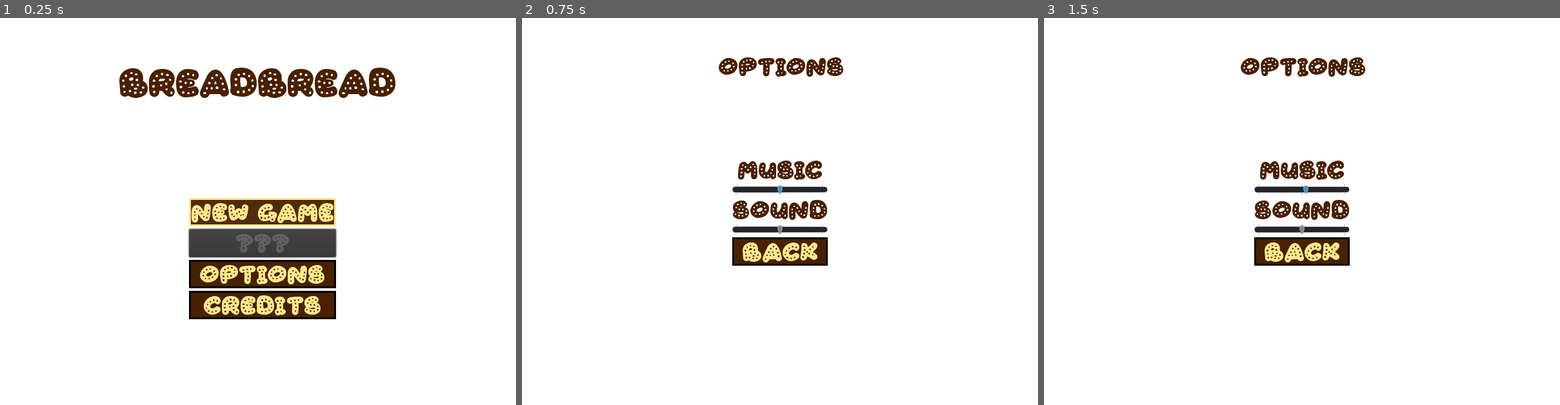
Above: before the commit, frames 1-3 (left to right).
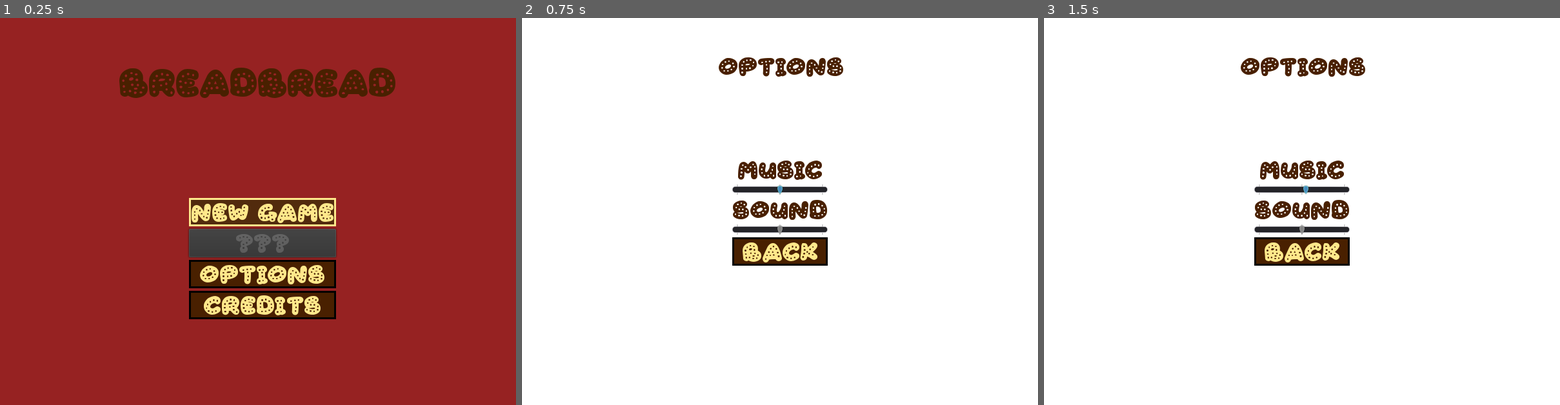
Above: after the commit, the same moments.

Repository: Inschato/BreadBread
Game: Godot game, scene res://Main.tscn
The game is run twice, just before and just after one commit, with the same random seed, the same clock (stepped at 60 frames per second) and the same inputs.
Inputs:
- Up to frame 1 (0.25 s): no input
- Up to frame 2 (0.75 s): click "Options" at 0.5 s
- Up to frame 3 (1.5 s): tap Enter at 1.25 s; hold Right (move_right) from 1.28 s (still down)

The runs differ from the first frame. In frame 1, 89% of the frame differs, in the area x 0-100%, y 0-100%; in frame 2, nothing differs; in frame 3, nothing differs.

Commit message:
Add more free music tracks; pause menu

Diff:
--- a/Main.gd
+++ b/Main.gd
@@ -26,19 +26,26 @@
 	settings.save(settings_path)
 
 func _ready():
+	$Music.play()
 	load_settings()
 	open()
 
 func open():
-	$MainMenu.show()
-	$MainMenu/MainMenuGrid/NewGameButton.grab_focus()
+	$MenuHolder/MainMenu.show()
+	$MenuHolder/MainMenu/MainMenuGrid/NewGameButton.grab_focus()
 
 func _on_NewGameButton_pressed():
-	$MainMenu.hide()
+	game_index = 0
+	get_tree().paused = false
+	$MenuHolder/HiddenEscButton.disabled = false
+	$Music.stop()
+	$MenuHolder/MainMenu.hide()
+	$MenuHolder/RetryMenu.hide()
+	$MenuHolder/MainMenu/MainMenuGrid/ResumeGameButton.show()
 	current_game = levels[game_index]
 	current_game.connect("game_over", self, "game_over")
 	current_game.connect("show_message", self, "show_message")
-	add_child(current_game)
+	$GameHolder.add_child(current_game)
 	current_game.new_game()
 
 func game_over(enable_next_level):
@@ -47,21 +54,21 @@
 	show_retry_menu(enable_next_level)
 
 func show_message(message):
-	$MessageCanvas/Message.text = message
-	$MessageCanvas/Message.show()
+	$MenuHolder/MessageCanvas/Message.text = message
+	$MenuHolder/MessageCanvas/Message.show()
 	yield(get_tree().create_timer(1.0), "timeout")
-	$MessageCanvas/Message.hide()
+	$MenuHolder/MessageCanvas/Message.hide()
 
 #### Options Menu ####
 
 func _on_OptionsButton_pressed():
-	$MainMenu.hide()
-	$OptionsMenu.open(settings_data["music_volume"], settings_data["sound_volume"])
+	$MenuHolder/MainMenu.hide()
+	$MenuHolder/OptionsMenu.open(settings_data["music_volume"], settings_data["sound_volume"])
 
 func _on_OptionsMenu_options_back():
 	open()
 	save_settings()
-	$MainMenu/MainMenuGrid/OptionsButton.grab_focus()
+	$MenuHolder/MainMenu/MainMenuGrid/OptionsButton.grab_focus()
 
 func _on_OptionsMenu_music_volume_changed(value):
 	settings_data["music_volume"] = value
@@ -74,23 +81,26 @@
 #### Retry Menu ####
 
 func show_retry_menu(enable_next_level):
-	$RetryMenu/GridContainer/NextLevelButton.disabled = !enable_next_level
+	$MenuHolder/RetryMenu/GridContainer/NextLevelButton.disabled = !enable_next_level
 	if (enable_next_level):
-		$RetryMenu/GridContainer/NextLevelButton.grab_focus()
+		$MenuHolder/RetryMenu/GridContainer/NextLevelButton.grab_focus()
 	else:
-		$RetryMenu/GridContainer/RetryButton.grab_focus()
-	$RetryMenu.show()
+		$MenuHolder/RetryMenu/GridContainer/RetryButton.grab_focus()
+	$MenuHolder/RetryMenu.show()
 
 func _on_RetryButton_pressed():
-	$RetryMenu.hide()
+	$MenuHolder/RetryMenu.hide()
 	current_game.new_game()
 
 func _on_NextLevelButton_pressed():
-	$RetryMenu.hide()
-	remove_child(current_game)
+	$MenuHolder/RetryMenu.hide()
+	$GameHolder.remove_child(current_game)
 	game_index += 1
+	if (game_index > levels.size() - 1):
+		show_message("You win!")
+		return
 	current_game = levels[game_index]
 	current_game.connect("game_over", self, "game_over")
 	current_game.connect("show_message", self, "show_message")
-	add_child(current_game)
+	$GameHolder.add_child(current_game)
 	current_game.new_game()
--- a/Main.tscn
+++ b/Main.tscn
@@ -1,101 +1,50 @@
-[gd_scene load_steps=5 format=2]
+[gd_scene load_steps=11 format=2]
 
 [ext_resource path="res://fonts/Gingerbread-ExEW.ttf" type="DynamicFontData" id=1]
 [ext_resource path="res://Main.gd" type="Script" id=2]
 [ext_resource path="res://ui/Options.tscn" type="PackedScene" id=3]
+[ext_resource path="res://music/poker_night.ogg" type="AudioStream" id=4]
+[ext_resource path="res://PauseMenu.gd" type="Script" id=5]
+
+[sub_resource type="InputEventAction" id=2]
+action = "ui_cancel"
+
+[sub_resource type="ShortCut" id=3]
+shortcut = SubResource( 2 )
 
 [sub_resource type="DynamicFont" id=1]
 size = 48
 font_data = ExtResource( 1 )
 
+[sub_resource type="InputEventAction" id=4]
+action = "ui_cancel"
+
+[sub_resource type="ShortCut" id=5]
+shortcut = SubResource( 4 )
+
 [node name="Main" type="Node"]
 script = ExtResource( 2 )
 
-[node name="MainMenu" type="CanvasLayer" parent="."]
+[node name="GameHolder" type="Node" parent="."]
 
-[node name="ColorRect" type="ColorRect" parent="MainMenu"]
-anchor_right = 1.0
-anchor_bottom = 1.0
+[node name="Music" type="AudioStreamPlayer" parent="."]
+stream = ExtResource( 4 )
+bus = "Music"
 
-[node name="Title" type="Label" parent="MainMenu"]
-anchor_left = 0.5
-anchor_right = 0.5
-margin_left = -216.0
-margin_top = 72.0
-margin_right = 214.0
-margin_bottom = 128.0
-custom_fonts/font = SubResource( 1 )
-text = "BreadBread"
+[node name="MenuHolder" type="CanvasLayer" parent="."]
+pause_mode = 2
+script = ExtResource( 5 )
 
-[node name="MainMenuGrid" type="GridContainer" parent="MainMenu"]
-anchor_left = 0.5
-anchor_top = 0.5
-anchor_right = 0.5
-anchor_bottom = 0.5
-margin_left = -107.0
-margin_top = -21.0
-margin_right = 107.0
-margin_bottom = 21.0
+[node name="HiddenEscButton" type="Button" parent="MenuHolder"]
+margin_left = -312.0
+margin_top = -208.0
+margin_right = -192.0
+margin_bottom = -164.0
+shortcut = SubResource( 3 )
 
-[node name="NewGameButton" type="Button" parent="MainMenu/MainMenuGrid"]
-margin_right = 228.0
-margin_bottom = 44.0
-text = "New Game"
+[node name="MessageCanvas" type="CanvasLayer" parent="MenuHolder"]
 
-[node name="LevelSelectButton" type="Button" parent="MainMenu/MainMenuGrid"]
-margin_top = 48.0
-margin_right = 228.0
-margin_bottom = 92.0
-disabled = true
-text = "???"
-
-[node name="OptionsButton" type="Button" parent="MainMenu/MainMenuGrid"]
-margin_top = 96.0
-margin_right = 228.0
-margin_bottom = 140.0
-text = "Options"
-
-[node name="CreditsButton" type="Button" parent="MainMenu/MainMenuGrid"]
-margin_top = 144.0
-margin_right = 228.0
-margin_bottom = 188.0
-text = "Credits"
-
-[node name="LevelSplashGrid" type="GridContainer" parent="MainMenu"]
-margin_right = 40.0
-margin_bottom = 40.0
-
-[node name="OptionsMenu" parent="." instance=ExtResource( 3 )]
-visible = false
-
-[node name="RetryMenu" type="CanvasLayer" parent="."]
-visible = false
-
-[node name="GridContainer" type="GridContainer" parent="RetryMenu"]
-anchor_left = 0.5
-anchor_top = 0.5
-anchor_right = 0.5
-anchor_bottom = 0.5
-margin_left = -127.0
-margin_top = -18.0
-margin_right = 127.0
-margin_bottom = 74.0
-
-[node name="NextLevelButton" type="Button" parent="RetryMenu/GridContainer"]
-margin_right = 254.0
-margin_bottom = 44.0
-disabled = true
-text = "Next Level"
-
-[node name="RetryButton" type="Button" parent="RetryMenu/GridContainer"]
-margin_top = 48.0
-margin_right = 254.0
-margin_bottom = 92.0
-text = "Retry"
-
-[node name="MessageCanvas" type="CanvasLayer" parent="."]
-
-[node name="Message" type="Label" parent="MessageCanvas"]
+[node name="Message" type="Label" parent="MenuHolder/MessageCanvas"]
 visible = false
 anchor_left = 0.5
 anchor_top = 0.427
@@ -109,10 +58,104 @@
 align = 1
 valign = 1
 
-[connection signal="pressed" from="MainMenu/MainMenuGrid/NewGameButton" to="." method="_on_NewGameButton_pressed"]
-[connection signal="pressed" from="MainMenu/MainMenuGrid/OptionsButton" to="." method="_on_OptionsButton_pressed"]
-[connection signal="music_volume_changed" from="OptionsMenu" to="." method="_on_OptionsMenu_music_volume_changed"]
-[connection signal="options_back" from="OptionsMenu" to="." method="_on_OptionsMenu_options_back"]
-[connection signal="sound_volume_changed" from="OptionsMenu" to="." method="_on_OptionsMenu_sound_volume_changed"]
-[connection signal="pressed" from="RetryMenu/GridContainer/NextLevelButton" to="." method="_on_NextLevelButton_pressed"]
-[connection signal="pressed" from="RetryMenu/GridContainer/RetryButton" to="." method="_on_RetryButton_pressed"]
+[node name="RetryMenu" type="CanvasLayer" parent="MenuHolder"]
+pause_mode = 1
+visible = false
+
+[node name="GridContainer" type="GridContainer" parent="MenuHolder/RetryMenu"]
+anchor_left = 0.5
+anchor_top = 0.5
+anchor_right = 0.5
+anchor_bottom = 0.5
+margin_left = -127.0
+margin_top = -18.0
+margin_right = 127.0
+margin_bottom = 74.0
+
+[node name="NextLevelButton" type="Button" parent="MenuHolder/RetryMenu/GridContainer"]
+margin_right = 254.0
+margin_bottom = 44.0
+disabled = true
+text = "Next Level"
+
+[node name="RetryButton" type="Button" parent="MenuHolder/RetryMenu/GridContainer"]
+margin_top = 48.0
+margin_right = 254.0
+margin_bottom = 92.0
+text = "Retry"
+
+[node name="MainMenu" type="CanvasLayer" parent="MenuHolder"]
+
+[node name="ColorRect" type="ColorRect" parent="MenuHolder/MainMenu"]
+anchor_right = 1.0
+anchor_bottom = 1.0
+color = Color( 0.588235, 0.133333, 0.133333, 1 )
+
+[node name="Title" type="Label" parent="MenuHolder/MainMenu"]
+anchor_left = 0.5
+anchor_right = 0.5
+margin_left = -216.0
+margin_top = 72.0
+margin_right = 214.0
+margin_bottom = 128.0
+custom_fonts/font = SubResource( 1 )
+text = "BreadBread"
+
+[node name="MainMenuGrid" type="GridContainer" parent="MenuHolder/MainMenu"]
+anchor_left = 0.5
+anchor_top = 0.5
+anchor_right = 0.5
+anchor_bottom = 0.5
+margin_left = -107.0
+margin_top = -21.0
+margin_right = 107.0
+margin_bottom = 21.0
+
+[node name="ResumeGameButton" type="Button" parent="MenuHolder/MainMenu/MainMenuGrid"]
+visible = false
+margin_right = 228.0
+margin_bottom = 44.0
+shortcut_in_tooltip = false
+shortcut = SubResource( 5 )
+text = "Resume"
+
+[node name="NewGameButton" type="Button" parent="MenuHolder/MainMenu/MainMenuGrid"]
+margin_right = 228.0
+margin_bottom = 44.0
+text = "New Game"
+
+[node name="LevelSelectButton" type="Button" parent="MenuHolder/MainMenu/MainMenuGrid"]
+margin_top = 48.0
+margin_right = 228.0
+margin_bottom = 92.0
+disabled = true
+text = "???"
+
+[node name="OptionsButton" type="Button" parent="MenuHolder/MainMenu/MainMenuGrid"]
+margin_top = 96.0
+margin_right = 228.0
+margin_bottom = 140.0
+text = "Options"
+
+[node name="CreditsButton" type="Button" parent="MenuHolder/MainMenu/MainMenuGrid"]
+margin_top = 144.0
+margin_right = 228.0
+margin_bottom = 188.0
+text = "Credits"
+
+[node name="LevelSplashGrid" type="GridContainer" parent="MenuHolder/MainMenu"]
+margin_right = 40.0
+margin_bottom = 40.0
+
+[node name="OptionsMenu" parent="MenuHolder" instance=ExtResource( 3 )]
+visible = false
+
+[connection signal="pressed" from="MenuHolder/HiddenEscButton" to="MenuHolder" method="_on_HiddenEscButton_pressed"]
+[connection signal="pressed" from="MenuHolder/RetryMenu/GridContainer/NextLevelButton" to="." method="_on_NextLevelButton_pressed"]
+[connection signal="pressed" from="MenuHolder/RetryMenu/GridContainer/RetryButton" to="." method="_on_RetryButton_pressed"]
+[connection signal="pressed" from="MenuHolder/MainMenu/MainMenuGrid/ResumeGameButton" to="MenuHolder" method="_on_ResumeGameButton_pressed"]
+[connection signal="pressed" from="MenuHolder/MainMenu/MainMenuGrid/NewGameButton" to="." method="_on_NewGameButton_pressed"]
+[connection signal="pressed" from="MenuHolder/MainMenu/MainMenuGrid/OptionsButton" to="." method="_on_OptionsButton_pressed"]
+[connection signal="music_volume_changed" from="MenuHolder/OptionsMenu" to="." method="_on_OptionsMenu_music_volume_changed"]
+[connection signal="options_back" from="MenuHolder/OptionsMenu" to="." method="_on_OptionsMenu_options_back"]
+[connection signal="sound_volume_changed" from="MenuHolder/OptionsMenu" to="." method="_on_OptionsMenu_sound_volume_changed"]
--- /dev/null
+++ b/PauseMenu.gd
@@ -0,0 +1,34 @@
+extends CanvasLayer
+
+
+# Declare member variables here. Examples:
+# var a = 2
+# var b = "text"
+
+
+# Called when the node enters the scene tree for the first time.
+func _ready():
+	pass # Replace with function body.
+
+
+# Called every frame. 'delta' is the elapsed time since the previous frame.
+#func _process(delta):
+#	pass
+
+
+func _on_HiddenEscButton_pressed():
+	if (not get_tree().paused):
+		get_tree().paused = true
+		$MainMenu.show()
+		$MainMenu/MainMenuGrid/ResumeGameButton.grab_focus()
+		$HiddenEscButton.disabled = true
+
+func _on_ResumeGameButton_pressed():
+	$MainMenu.hide()
+	get_tree().paused = false
+	$HiddenEscButton.disabled = false
+	if ($RetryMenu.visible):
+		if (not $RetryMenu/GridContainer/NextLevelButton.disabled):
+			$RetryMenu/GridContainer/NextLevelButton.grab_focus()
+		else:
+			$RetryMenu/GridContainer/RetryButton.grab_focus()
--- a/levels/level2/FlappyLoaf.gd
+++ b/levels/level2/FlappyLoaf.gd
@@ -13,6 +13,8 @@
 		$Player.hide()
 		$Player/CollisionPolygon2D.set_deferred("disabled", true)
 		emit_signal("game_over", score >= 5)
+		$Music.stop()
+		$DeathSound.play()
 
 func _ready():
 	playing = false
@@ -28,6 +30,7 @@
 	$WallTimer.start()
 	spawn_walls(-300)
 	spawn_walls(0)
+	$Music.play()
 
 # Called every frame. 'delta' is the elapsed time since the previous frame.
 #func _process(delta):
--- a/levels/level2/FlappyLoaf.tscn
+++ b/levels/level2/FlappyLoaf.tscn
@@ -1,8 +1,10 @@
-[gd_scene load_steps=5 format=2]
+[gd_scene load_steps=7 format=2]
 
 [ext_resource path="res://levels/level2/FlappyLoaf.gd" type="Script" id=1]
 [ext_resource path="res://levels/level2/FlappyPlayer.tscn" type="PackedScene" id=2]
 [ext_resource path="res://levels/level2/Wall.tscn" type="PackedScene" id=3]
+[ext_resource path="res://music/Shake and Bake.ogg" type="AudioStream" id=4]
+[ext_resource path="res://art/gameover.wav" type="AudioStream" id=5]
 
 [sub_resource type="LineShape2D" id=1]
 normal = Vector2( 1, 0 )
@@ -40,6 +42,7 @@
 shape = SubResource( 1 )
 
 [node name="HUD" type="CanvasLayer" parent="."]
+layer = 0
 
 [node name="Score" type="Label" parent="HUD"]
 anchor_left = 0.5
@@ -48,6 +51,14 @@
 margin_right = 20.0
 margin_bottom = 38.0
 
+[node name="Music" type="AudioStreamPlayer" parent="."]
+stream = ExtResource( 4 )
+bus = "Music"
+
+[node name="DeathSound" type="AudioStreamPlayer" parent="."]
+stream = ExtResource( 5 )
+bus = "Sound"
+
 [connection signal="hit" from="Player" to="." method="game_over"]
 [connection signal="timeout" from="WallTimer" to="." method="spawn_walls"]
 [connection signal="body_entered" from="ScoreCounter" to="." method="_on_ScoreCounter_body_entered"]
--- a/ui/Options.tscn
+++ b/ui/Options.tscn
@@ -1,6 +1,12 @@
-[gd_scene load_steps=2 format=2]
+[gd_scene load_steps=4 format=2]
 
 [ext_resource path="res://ui/Options.gd" type="Script" id=1]
+
+[sub_resource type="InputEventAction" id=1]
+action = "ui_cancel"
+
+[sub_resource type="ShortCut" id=2]
+shortcut = SubResource( 1 )
 
 [node name="OptionsMenu" type="CanvasLayer"]
 script = ExtResource( 1 )
@@ -73,6 +79,7 @@
 margin_top = 124.0
 margin_right = 148.0
 margin_bottom = 168.0
+shortcut = SubResource( 2 )
 text = "Back"
 
 [connection signal="value_changed" from="CanvasLayer/VBoxContainer/MusicSlider" to="." method="_on_MusicSlider_value_changed"]
Not shown, added: music/ElevatorMusic.ogg.import
Not shown, added: music/JRPG Piano.mp3.import
Not shown, added: music/Shake and Bake.ogg.import
Not shown, added: music/attribution.txt
Not shown, added: music/poker_night.ogg.import
Not shown, added: music/ElevatorMusic.ogg
Not shown, added: music/JRPG Piano.mp3
Not shown, added: music/Shake and Bake.ogg
Not shown, added: music/poker_night.ogg
